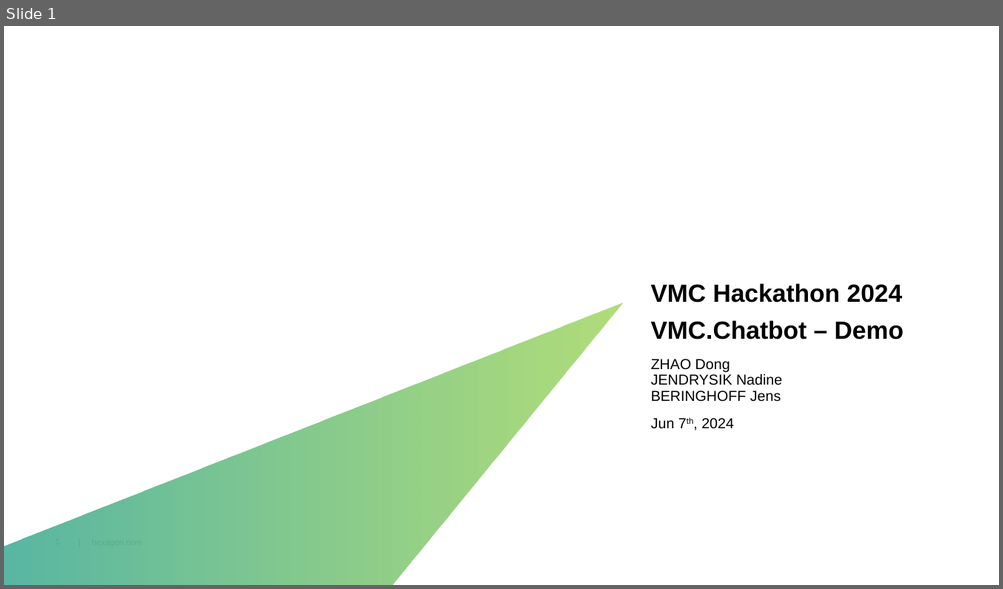
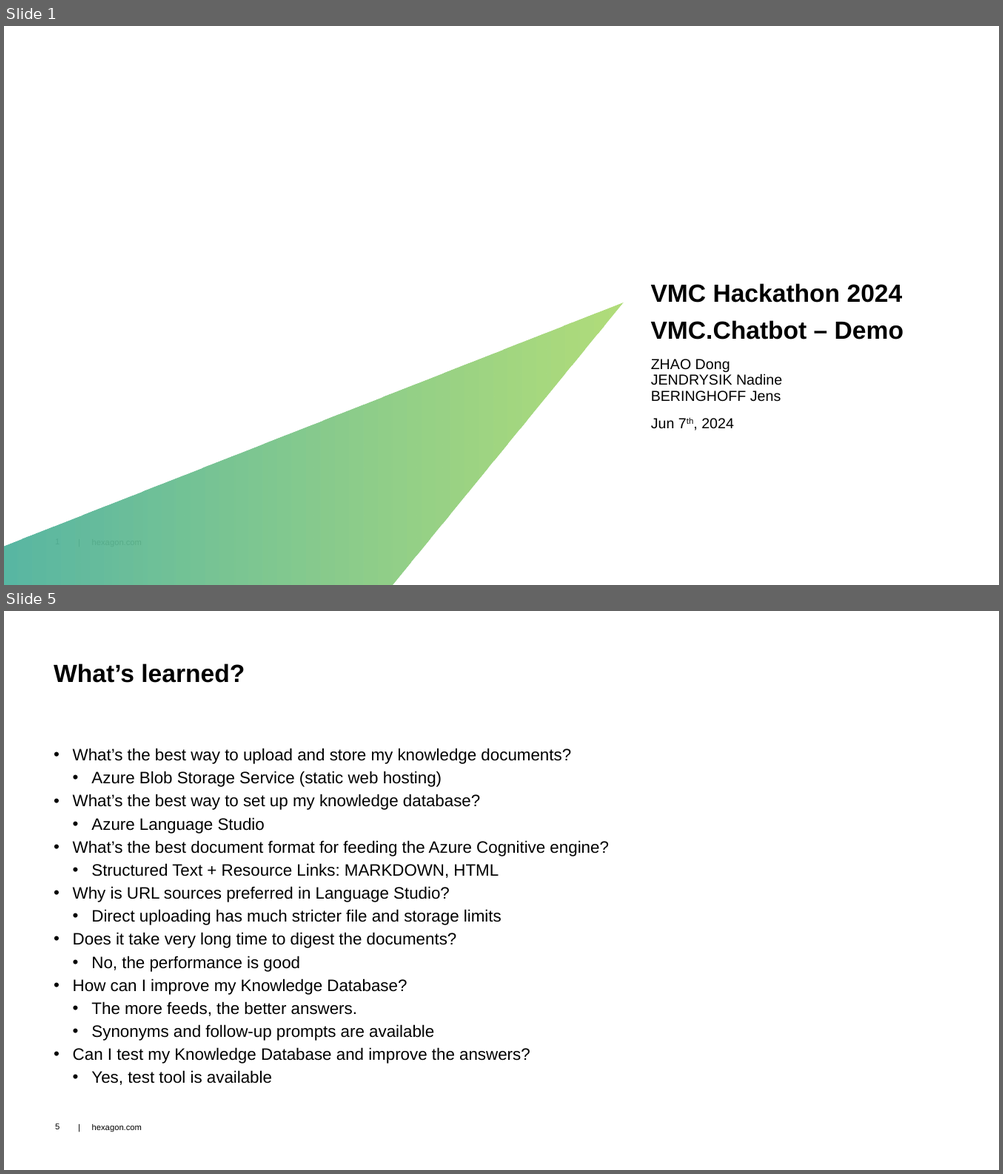
Before and after one commit to dongzgh/protos-vmccopilot, a slide deck: docs/VMC Hackathon 2024 - VMC.Chatbot - Demo.pptx. Shown one above the other, each under a label of ours: slide 1 before the commit, slides 1 and 5 after it; the slides between them are not shown. The pictures are 1003x589 and 1003x1174 pixels, drawn with LibreOffice and Linux fonts; fonts in the diff are those of the drawing; background and template pictures are left out. Boxes give left, top, right and bottom in pixels: in the first picture for what was removed or moved away, otherwise in the second. Text is boxed around its words. In the diff, an @@ line names an element or a change of style, - is before the commit and + after.

Commit message:
updated documents

```diff
--- a/docs/VMC Hackathon 2024 - VMC.Chatbot - Demo.pptx
+++ b/docs/VMC Hackathon 2024 - VMC.Chatbot - Demo.pptx
@@ slide 5 added at [4,611,999,1170], background #FFFFFF; not listed: 2 template elements that a slide beside it also shows @@
@@ title added at [54,664,244,683], 24 pt, text #000000, bold @@
+What’s learned?
@@ text added at [73,748,609,1085], 16 pt, text #000000 @@
+• What’s the best way to upload and store my knowledge documents?
+  • Azure Blob Storage Service (static web hosting)
+• What’s the best way to set up my knowledge database?
+  • Azure Language Studio
+• What’s the best document format for feeding the Azure Cognitive engine?
+  • Structured Text + Resource Links: MARKDOWN, HTML
+• Why is URL sources preferred in Language Studio?
+  • Direct uploading has much stricter file and storage limits
+• Does it take very long time to digest the documents?
+  • No, the performance is good
+• How can I improve my Knowledge Database?
+  • The more feeds, the better answers.
+  • Synonyms and follow-up prompts are available
+• Can I test my Knowledge Database and improve the answers?
+  • Yes, test tool is available
```
Also in this commit, not shown: 4 slides changed, 2 other slides added.
